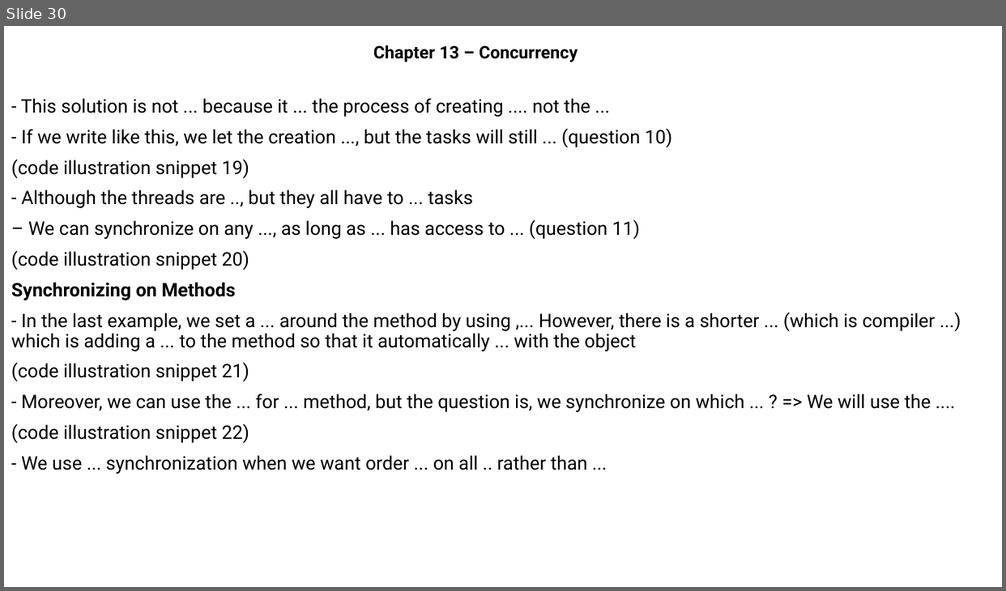
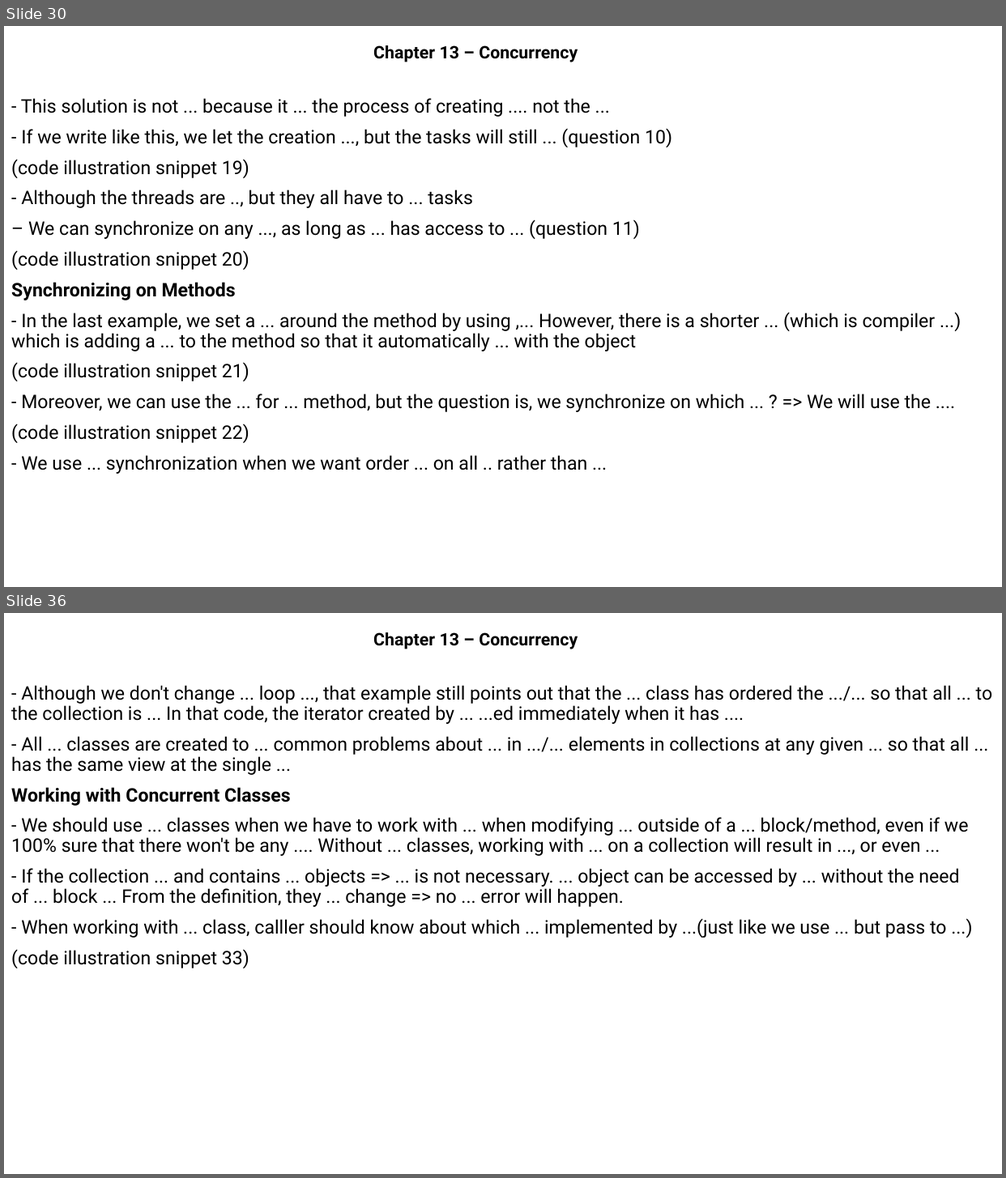
Before and after one commit to MaiDinhVinh/CS-Java, a slide deck: OCP17/Chapter 13 - Concurrency.pptx. Shown one above the other, each under a label of ours: slide 30 before the commit, slides 30 and 36 after it; the slides between them are not shown. The pictures are 1006x591 and 1006x1178 pixels, drawn with LibreOffice and Linux fonts; fonts in the diff are those of the drawing. Boxes give left, top, right and bottom in pixels: in the first picture for what was removed or moved away, otherwise in the second. Text is boxed around its words. In the diff, an @@ line names an element or a change of style, - is before the commit and + after.

```diff
--- a/OCP17/Chapter 13 - Concurrency.pptx
+++ b/OCP17/Chapter 13 - Concurrency.pptx
@@ slide 36 added at [4, 613, 1002, 1174], background #FFFFFF @@
@@ subtitle added at [373, 632, 577, 649], 16.6 pt, text #000000, bold @@
+Chapter 13 – Concurrency
@@ text added at [11, 685, 993, 969], 18 pt, text #000000 @@
+- Although we don't change ... loop ..., that example still points out that the ... class has ordered the .../... so that all ... to the collection is ... In that code, the iterator created by ... ...ed immediately when it has ....
+- All ... classes are created to ... common problems about ... in .../... elements in collections at any given ... so that all ... has the same view at the single ...
+Working with Concurrent Classes
+- We should use ... classes when we have to work with ... when modifying ... outside of a ... block/method, even if we 100% sure that there won't be any .... Without ... classes, working with ... on a collection will result in ..., or even ...
+- If the collection ... and contains ... objects => ... is not necessary. ... object can be accessed by ... without the need of ... block ... From the definition, they ... change => no ... error will happen.
+- When working with ... class, calller should know about which ... implemented by ...(just like we use ... but pass to ...)
+(code illustration snippet 33)
```
Also in this commit, not shown: 20 other slides added.
